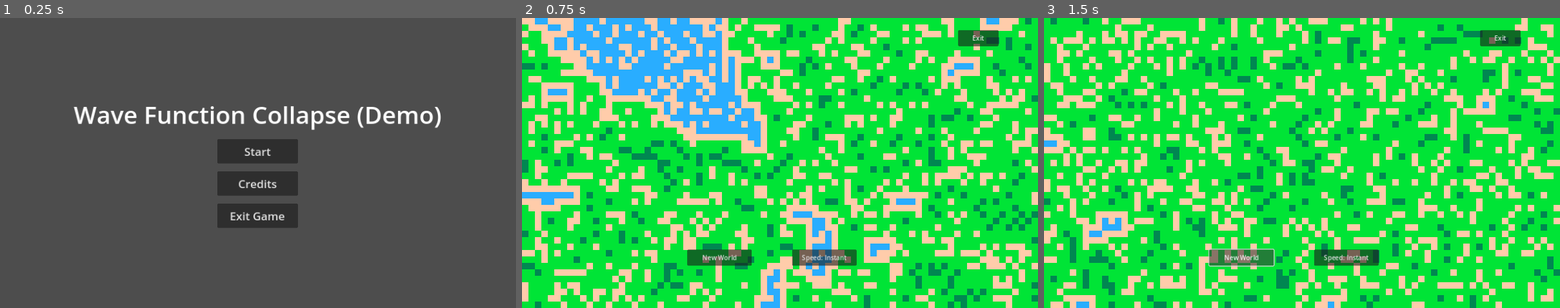
Above: before the commit, frames 1-3 (left to right).
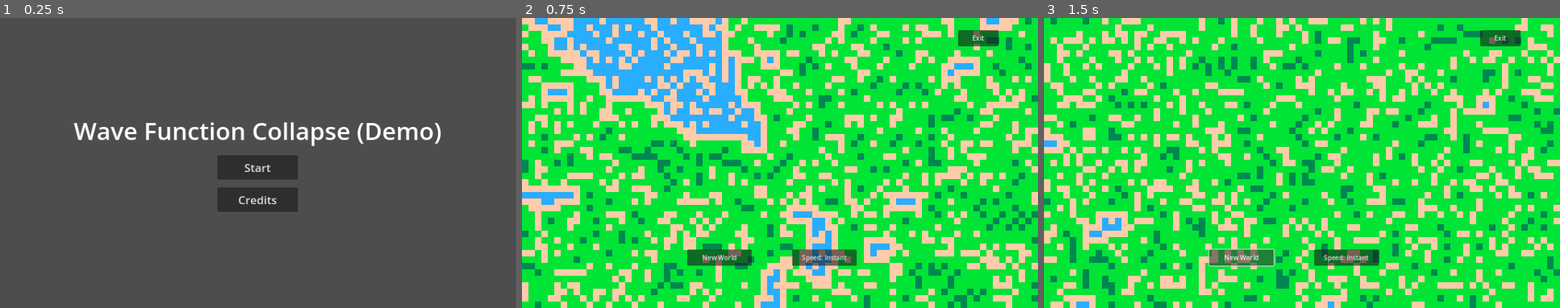
Above: after the commit, the same moments.

Repository: kennethrdzg/wave-function-collapse
Game: Godot game, scene res://Menus/start_menu.tscn
The game is run twice, just before and just after one commit, with the same random seed, the same clock (stepped at 60 frames per second) and the same inputs.
Inputs:
- Up to frame 1 (0.25 s): no input
- Up to frame 2 (0.75 s): click "Start" at 0.5 s
- Up to frame 3 (1.5 s): click "New World" at 1.25 s

The runs differ from the first frame. In frame 1, 6.3% of the frame differs, in the area x 14-86%, y 30-73%; in frame 2, nothing differs; in frame 3, nothing differs.

Commit message:
Remove Exit Button from start menu

Diff:
--- a/src/Menus/start_menu.gd
+++ b/src/Menus/start_menu.gd
@@ -8,8 +8,5 @@
 func _on_credits_button_pressed():
 	credits.visible = true
 
-func _on_exit_button_pressed():
-	get_tree().quit()
-
 func _on_hide_credits_button_pressed():
 	credits.visible = false
--- a/src/Menus/start_menu.tscn
+++ b/src/Menus/start_menu.tscn
@@ -45,14 +45,6 @@
 size_flags_vertical = 0
 theme_override_font_sizes/font_size = 28
 text = "Credits"
-
-[node name="ExitButton" type="Button" parent="CenterContainer/VBoxContainer"]
-custom_minimum_size = Vector2(200, 60)
-layout_mode = 2
-size_flags_horizontal = 4
-size_flags_vertical = 0
-theme_override_font_sizes/font_size = 28
-text = "Exit Game"
 
 [node name="Credits" type="Panel" parent="."]
 visible = false
@@ -154,5 +146,4 @@
 
 [connection signal="pressed" from="CenterContainer/VBoxContainer/StartButton" to="." method="_on_start_button_pressed"]
 [connection signal="pressed" from="CenterContainer/VBoxContainer/CreditsButton" to="." method="_on_credits_button_pressed"]
-[connection signal="pressed" from="CenterContainer/VBoxContainer/ExitButton" to="." method="_on_exit_button_pressed"]
 [connection signal="pressed" from="Credits/CenterContainer/VBoxContainer/HideCreditsButton" to="." method="_on_hide_credits_button_pressed"]
